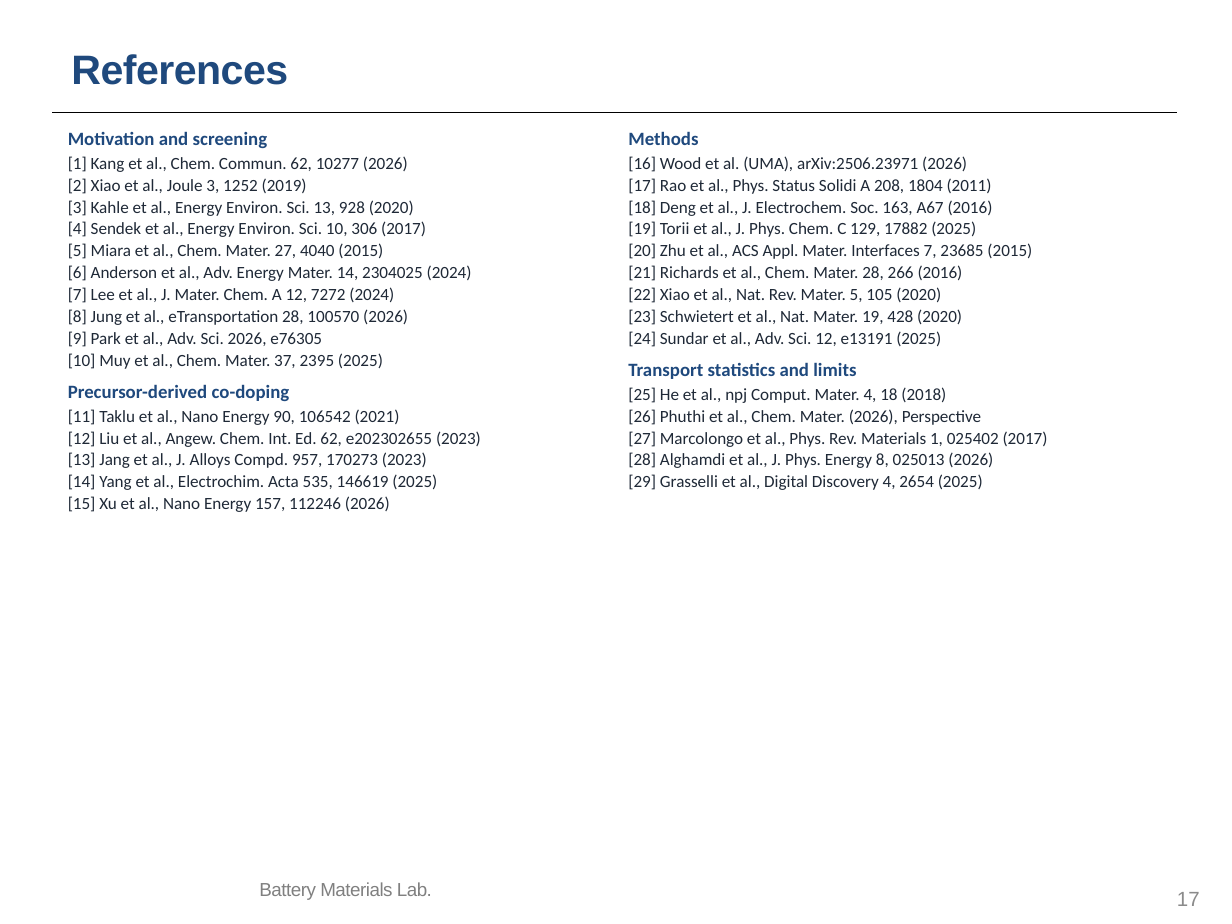
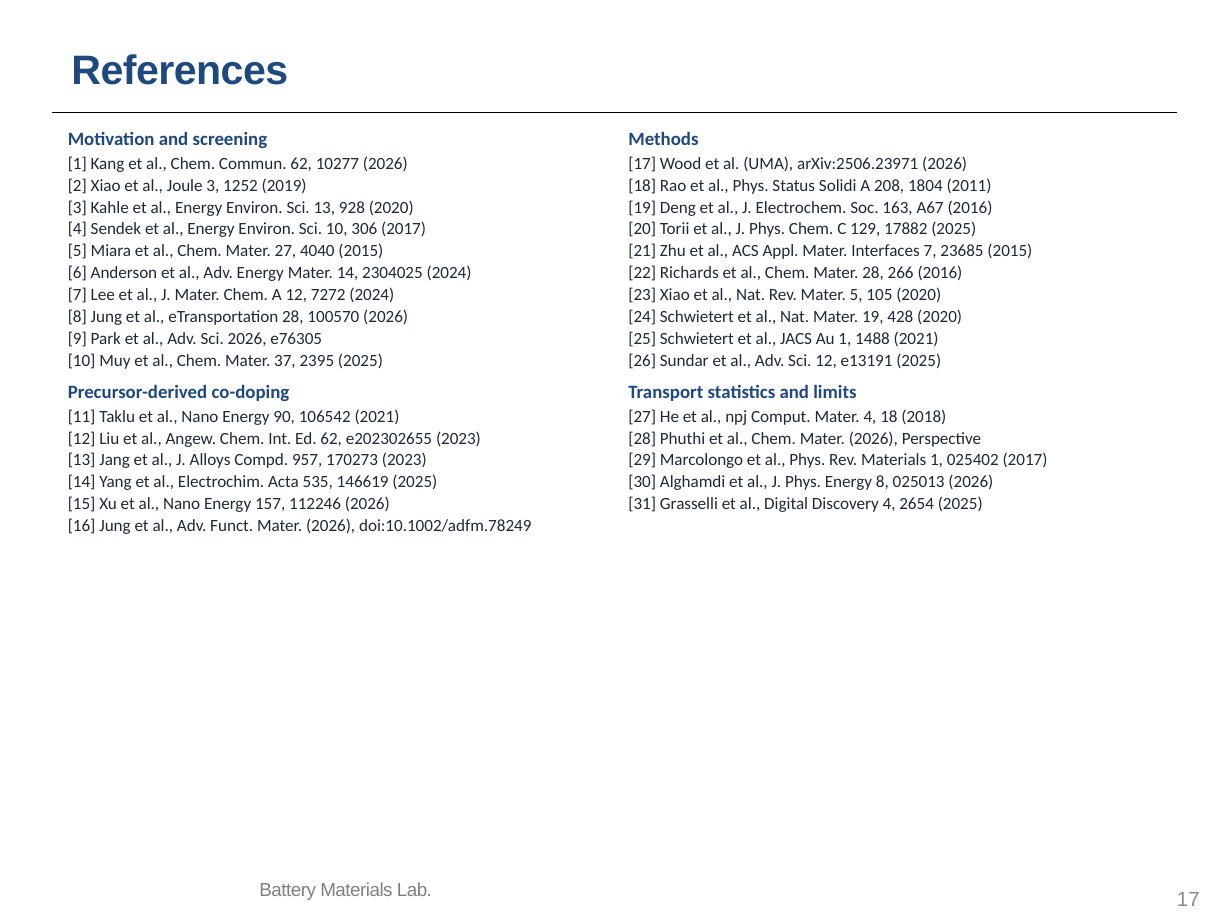
Before and after one commit to yonghoon7153-source/Yonghoon-DEM-DFT, a slide deck: slide 17 of kb/seminars/Research_Seminar_2026_10_13_cascade_progress_lean.pptx. Drawn at 1232x924 pixels with LibreOffice and Linux fonts; fonts in the diff are those of the drawing; background and template pictures are left out. Boxes give left, top, right and bottom in pixels: in the first picture for what was removed or moved away, otherwise in the second. Text is boxed around its words. In the diff, an @@ line names an element or a change of style, - is before the commit and + after.

```diff
--- a/kb/seminars/Research_Seminar_2026_10_13_cascade_progress_lean.pptx
+++ b/kb/seminars/Research_Seminar_2026_10_13_cascade_progress_lean.pptx
@@ text at (x1=628, y1=156, x2=1032, y2=369): text changed @@
-[16] Wood et al. (UMA), arXiv:2506.23971 (2026)
-[17] Rao et al., Phys. Status Solidi A 208, 1804 (2011)
-[18] Deng et al., J. Electrochem. Soc. 163, A67 (2016)
-[19] Torii et al., J. Phys. Chem. C 129, 17882 (2025)
-[20] Zhu et al., ACS Appl. Mater. Interfaces 7, 23685 (2015)
-[21] Richards et al., Chem. Mater. 28, 266 (2016)
-[22] Xiao et al., Nat. Rev. Mater. 5, 105 (2020)
-[23] Schwietert et al., Nat. Mater. 19, 428 (2020)
-[24] Sundar et al., Adv. Sci. 12, e13191 (2025)
+[17] Wood et al. (UMA), arXiv:2506.23971 (2026)
+[18] Rao et al., Phys. Status Solidi A 208, 1804 (2011)
+[19] Deng et al., J. Electrochem. Soc. 163, A67 (2016)
+[20] Torii et al., J. Phys. Chem. C 129, 17882 (2025)
+[21] Zhu et al., ACS Appl. Mater. Interfaces 7, 23685 (2015)
+[22] Richards et al., Chem. Mater. 28, 266 (2016)
+[23] Xiao et al., Nat. Rev. Mater. 5, 105 (2020)
+[24] Schwietert et al., Nat. Mater. 19, 428 (2020)
+[25] Schwietert et al., JACS Au 1, 1488 (2021)
+[26] Sundar et al., Adv. Sci. 12, e13191 (2025)
@@ text at (x1=628, y1=409, x2=1048, y2=512): text changed @@
-[25] He et al., npj Comput. Mater. 4, 18 (2018)
-[26] Phuthi et al., Chem. Mater. (2026), Perspective
-[27] Marcolongo et al., Phys. Rev. Materials 1, 025402 (2017)
-[28] Alghamdi et al., J. Phys. Energy 8, 025013 (2026)
-[29] Grasselli et al., Digital Discovery 4, 2654 (2025)
+[27] He et al., npj Comput. Mater. 4, 18 (2018)
+[28] Phuthi et al., Chem. Mater. (2026), Perspective
+[29] Marcolongo et al., Phys. Rev. Materials 1, 025402 (2017)
+[30] Alghamdi et al., J. Phys. Energy 8, 025013 (2026)
+[31] Grasselli et al., Digital Discovery 4, 2654 (2025)
@@ text at (x1=68, y1=518, x2=531, y2=534): paragraph added @@
+[16] Jung et al., Adv. Funct. Mater. (2026), doi:10.1002/adfm.78249
```
Also in this commit, not shown: 4 other slides changed, 14 other files.
